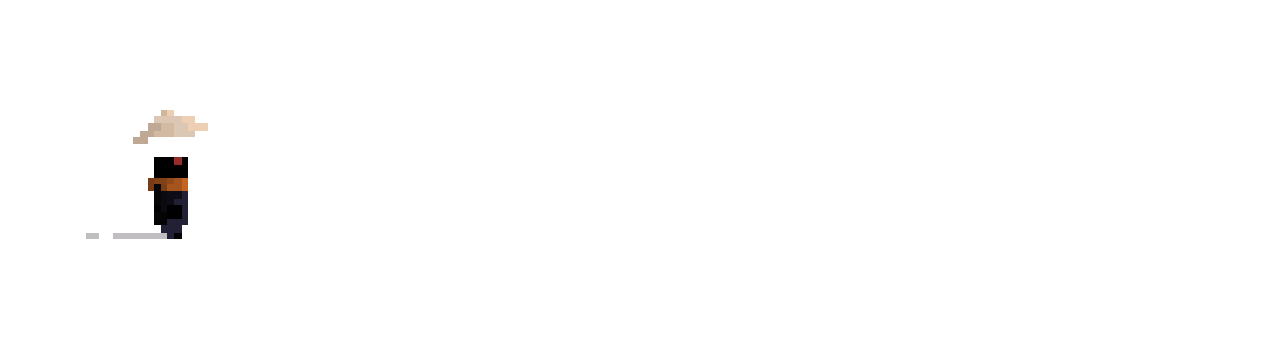
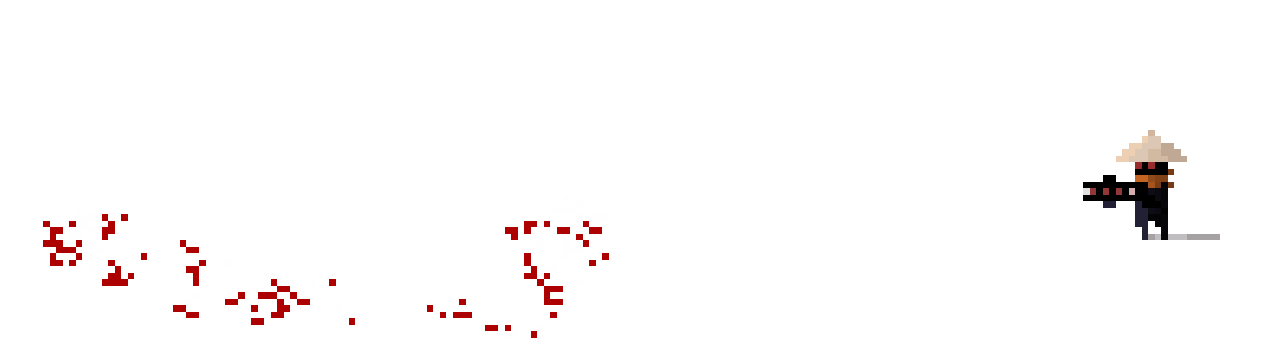
Layer changes from the first 1283×360 image to the second:
showed group "Attack" (23 layers) over [43, 110, 1220, 338]
showed "22", painted on it over [43, 130, 1220, 338]
hid group "walk" (2nd of 2) (7 layers) over [43, 110, 1220, 272]
hid "6" (3rd of 3, in "walk"), painted on it over [86, 110, 1197, 239]
